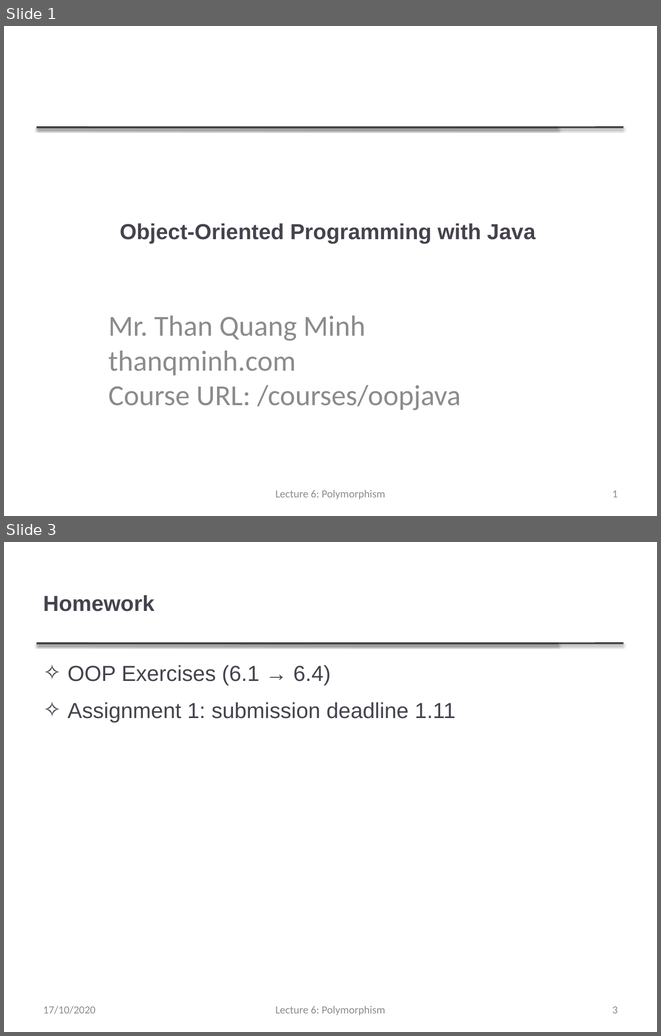
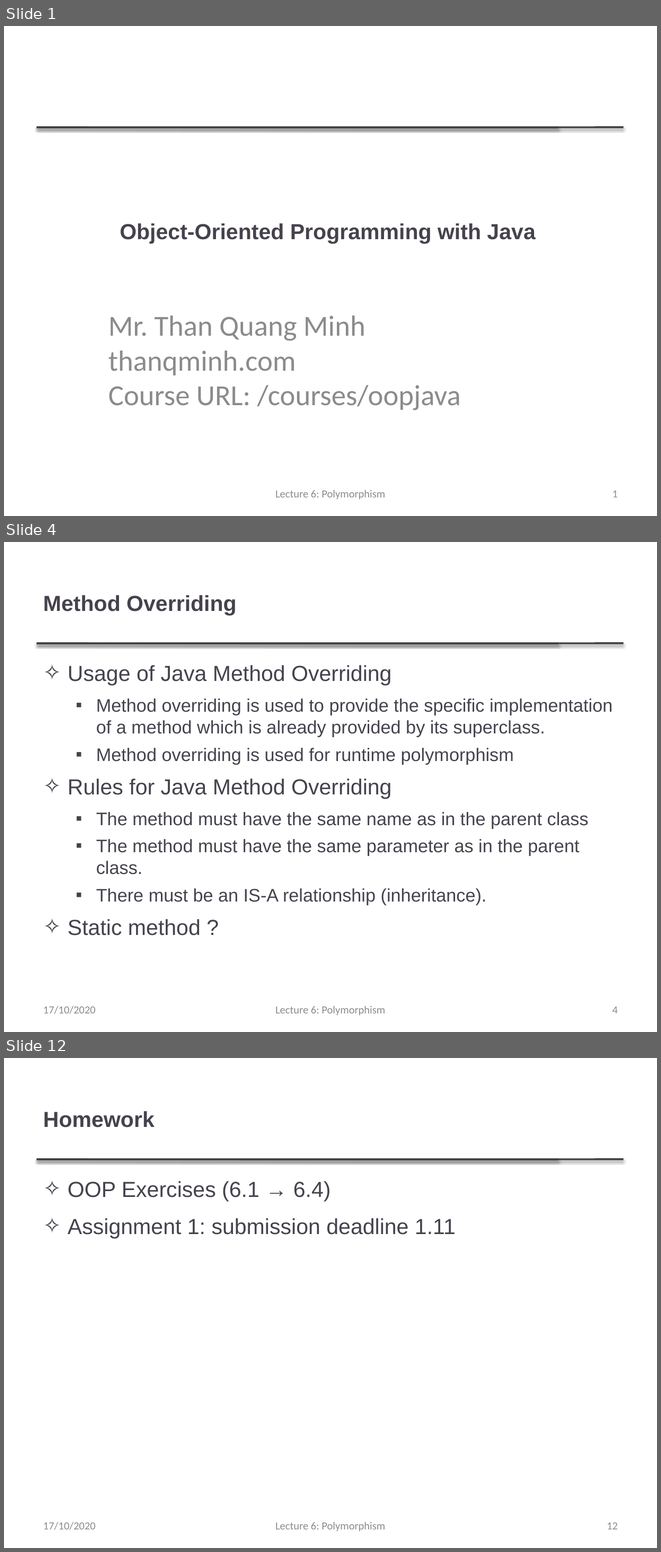
Before and after one commit to thanqminh/thanqminh.github.io, a slide deck: courses/oopjava/lecture5.pptx. Shown one above the other, each under a label of ours: slides 1 and 3 before the commit, slides 1, 4 and 12 after it; the slides between them are not shown. The pictures are 661x1036 and 661x1552 pixels, drawn with LibreOffice and Linux fonts; fonts in the diff are those of the drawing. Boxes give left, top, right and bottom in pixels: in the first picture for what was removed or moved away, otherwise in the second. Text is boxed around its words. In the diff, an @@ line names an element or a change of style, - is before the commit and + after.

```diff
--- a/courses/oopjava/lecture5.pptx
+++ b/courses/oopjava/lecture5.pptx
@@ slide 4 added at [4,542,657,1032], background #FFFFFF; not listed: 2 template elements that a slide beside it also shows @@
@@ title added at [43,595,237,615], 24 pt, text #46424D, bold @@
+Method Overriding
@@ text added at [68,665,612,935], 20 pt, text #46424D @@
+✧ Usage of Java Method Overriding
+  ▪ Method overriding is used to provide the specific implementation of a method which is already provided by its superclass.
+  ▪ Method overriding is used for runtime polymorphism
+✧ Rules for Java Method Overriding
+  ▪ The method must have the same name as in the parent class
+  ▪ The method must have the same parameter as in the parent class.
+  ▪ There must be an IS-A relationship (inheritance).
+✧ Static method ?
@@ text added at [43,1006,96,1014], 12 pt, text #8C8C8C @@
+17/10/2020
@@ text added at [275,1006,385,1015], 12 pt, text #8C8C8C @@
+Lecture 6: Polymorphism
@@ page number added at [612,1006,618,1013], 12 pt, text #8C8C8C @@
+4
@@ what was slide 3 is now slide 12 @@
@@ page number at [607,1522,618,1529]: text changed @@
-3
+12
```
Also in this commit, not shown: 1 slide changed, 8 other slides added.
